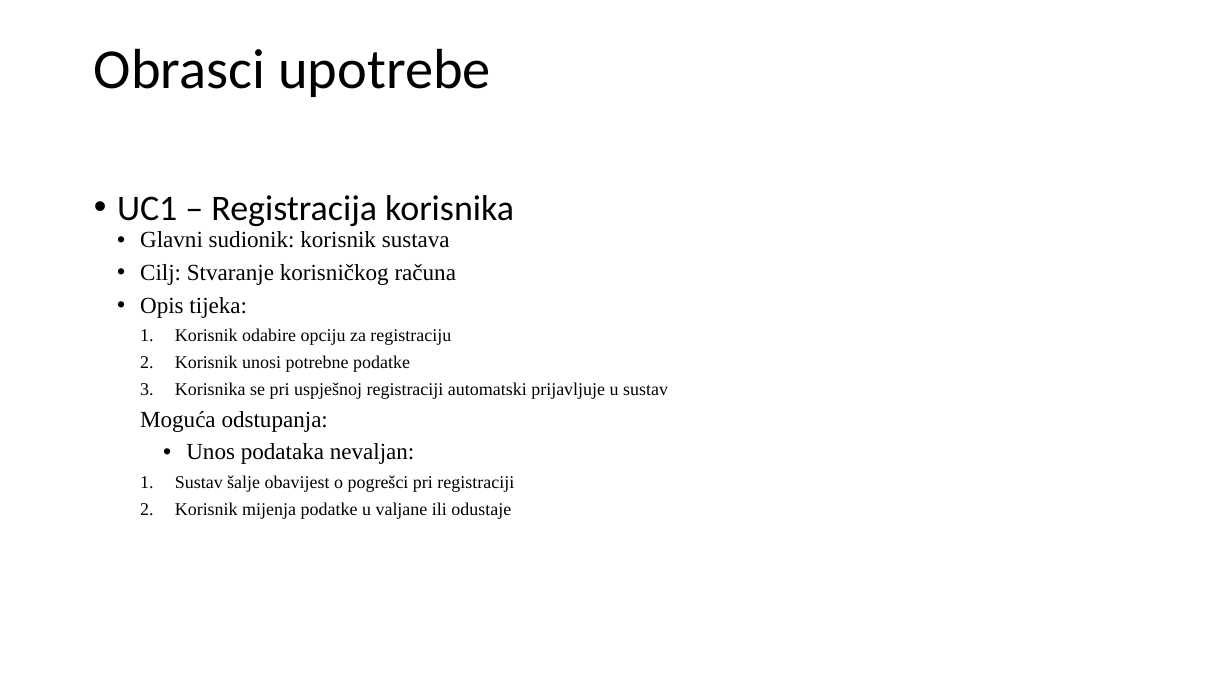
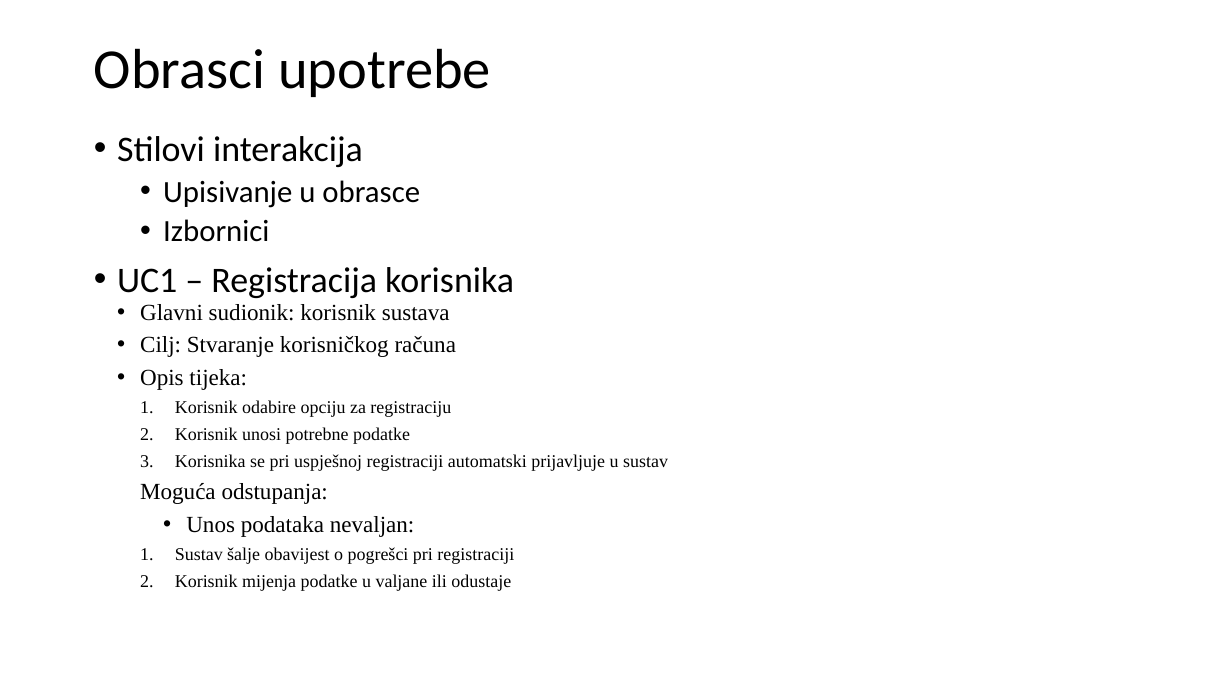
Before and after one commit to f-hruza0111/HCI_Projekt, a slide deck: slide 7 of dokumentacija/HCI 23-24 Projekt pptx -- Grupa G3.pptx (slide 4 before the commit). Drawn at 1232x693 pixels with LibreOffice and Linux fonts; fonts in the diff are those of the drawing. Boxes give left, top, right and bottom in pixels: in the first picture for what was removed or moved away, otherwise in the second. Text is boxed around its words. In the diff, an @@ line names an element or a change of style, - is before the commit and + after.

```diff
--- a/dokumentacija/HCI 23-24 Projekt pptx -- Grupa G3.pptx
+++ b/dokumentacija/HCI 23-24 Projekt pptx -- Grupa G3.pptx
@@ text "Stilovi interakcija" moved from (x1=117, y1=195, x2=668, y2=519) to (x1=117, y1=136, x2=668, y2=591) @@
@@ text at (x1=117, y1=136, x2=420, y2=242): paragraphs added @@
+• Stilovi interakcija
+  • Upisivanje u obrasce
+  • Izbornici
```
Also in this commit, not shown: 1 other slide changed, 20 slides added, 1 slide removed, 15 other files.
